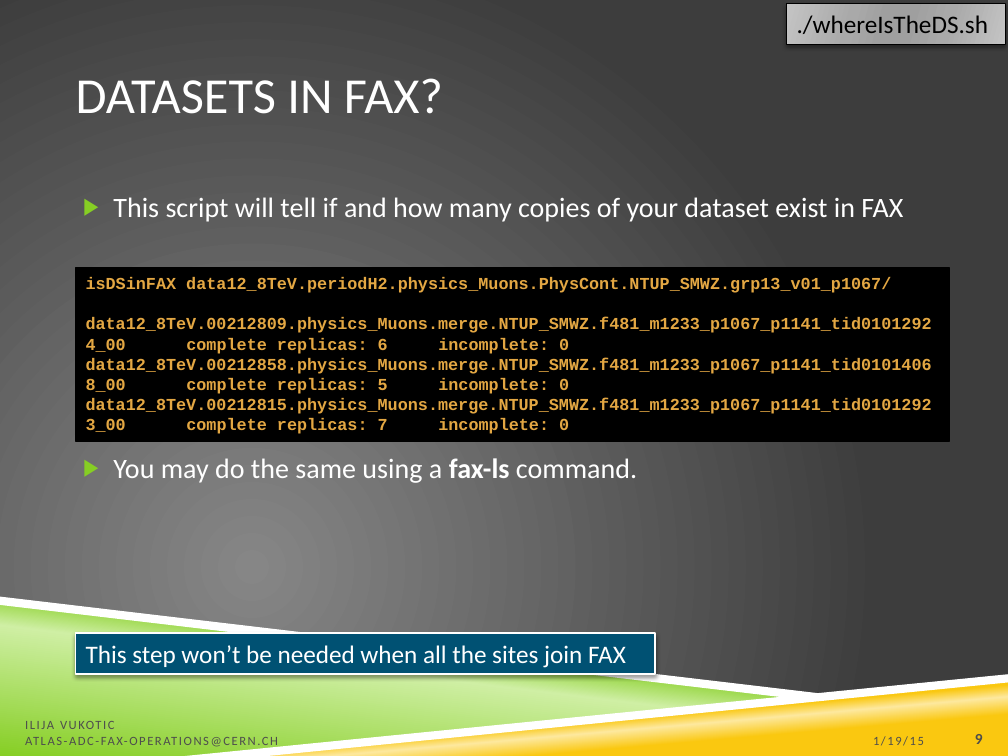
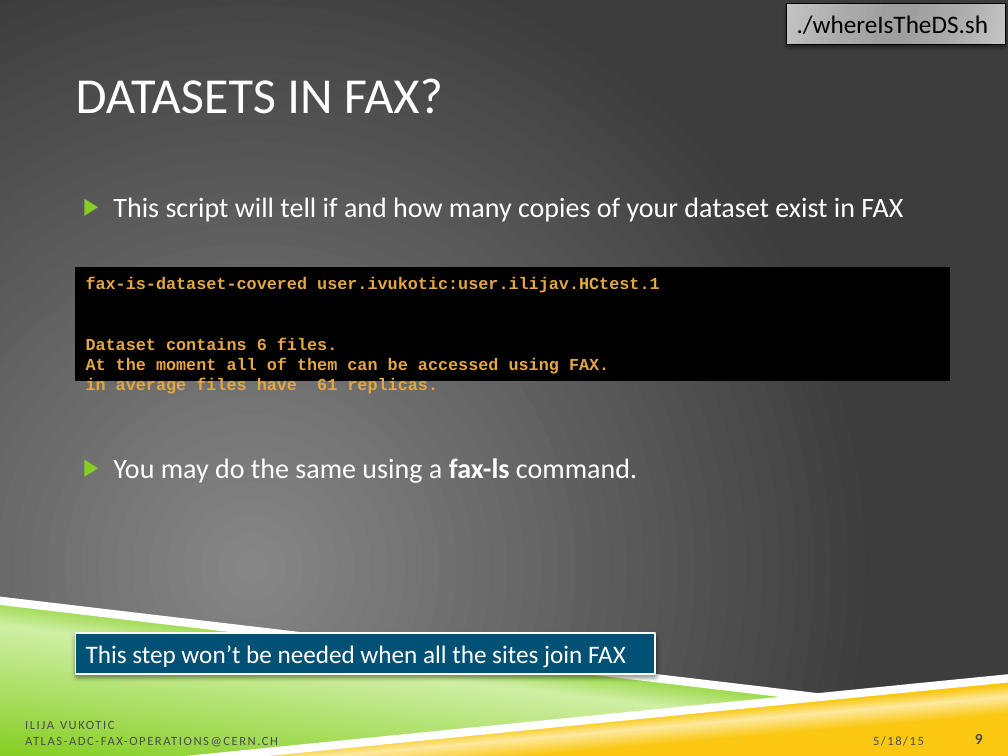
Before and after one commit to ivukotic/FAX, a slide deck: slide 9 of Tutorial/Tutorial.pptx. Drawn at 1008x756 pixels with LibreOffice and Linux fonts; fonts in the diff are those of the drawing; background and template pictures are left out. Boxes give left, top, right and bottom in pixels: in the first picture for what was removed or moved away, otherwise in the second. Text is boxed around its words. In the diff, an @@ line names an element or a change of style, - is before the commit and + after.

```diff
--- a/Tutorial/Tutorial.pptx
+++ b/Tutorial/Tutorial.pptx
@@ rectangle "fax-is-dataset-covered user.ivukotic:user.ilijav.HCtest.1": place and size @@
-rectangle "fax-is-dataset-covered user.ivukotic:user.ilijav.HCtest.1" at box(76, 268, 950, 442)
+rectangle "fax-is-dataset-covered user.ivukotic:user.ilijav.HCtest.1" at box(76, 268, 950, 380)
@@ text in rectangle at box(86, 277, 659, 394): text changed @@
-isDSinFAX data12_8TeV.periodH2.physics_Muons.PhysCont.NTUP_SMWZ.grp13_v01_p1067/
-data12_8TeV.00212809.physics_Muons.merge.NTUP_SMWZ.f481_m1233_p1067_p1141_tid01012924_00 complete replicas: 6 incomplete: 0
-data12_8TeV.00212858.physics_Muons.merge.NTUP_SMWZ.f481_m1233_p1067_p1141_tid01014068_00 complete replicas: 5 incomplete: 0
-data12_8TeV.00212815.physics_Muons.merge.NTUP_SMWZ.f481_m1233_p1067_p1141_tid01012923_00 complete replicas: 7 incomplete: 0
+fax-is-dataset-covered user.ivukotic:user.ilijav.HCtest.1
+Dataset contains 6 files.
+At the moment all of them can be accessed using FAX.
+in average files have 61 replicas.
@@ text at box(873, 736, 924, 746): text changed @@
-1/19/15
+5/18/15
```
Also in this commit, not shown: 23 other slides changed.
